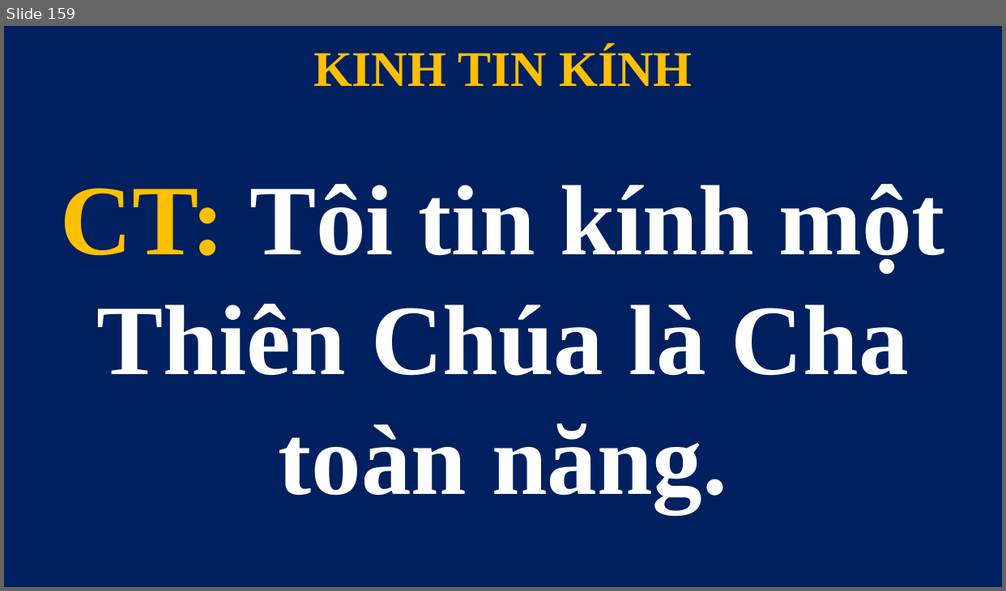
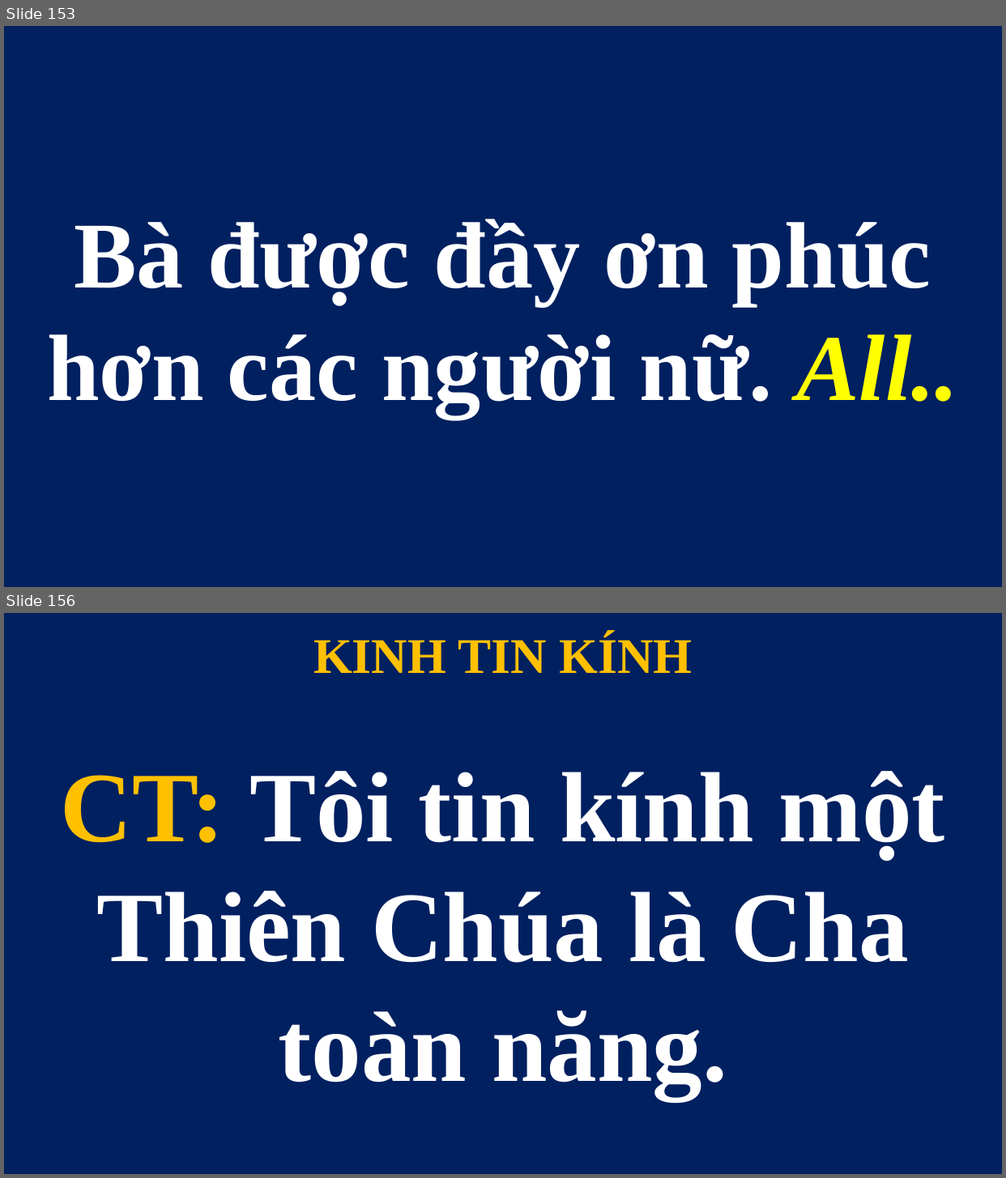
Before and after one commit to lythanhngodev64/SlideLe, a slide deck: Slide/CN-27-TN 2026.pptx. Shown one above the other, each under a label of ours: slide 159 before the commit, slides 153 and 156 after it; the slides between them are not shown. The pictures are 1006x591 and 1006x1178 pixels, drawn with LibreOffice and Linux fonts; fonts in the diff are those of the drawing. Boxes give left, top, right and bottom in pixels: in the first picture for what was removed or moved away, otherwise in the second. Text is boxed around its words. In the diff, an @@ line names an element or a change of style, - is before the commit and + after.

```diff
--- a/Slide/CN-27-TN 2026.pptx
+++ b/Slide/CN-27-TN 2026.pptx
@@ slide 153 added at [4,26,1002,587], background #FFFFFF @@
@@ title added at [4,26,1002,587], fill #002060, 68 pt, text #FFFFFF, bold @@
+Bà được đầy ơn phúc hơn các người nữ. All..
@@ what was slide 159 is now slide 156 @@
```
Also in this commit, not shown: 2 slides changed, 9 other slides added, 13 slides removed, 1 other file.
